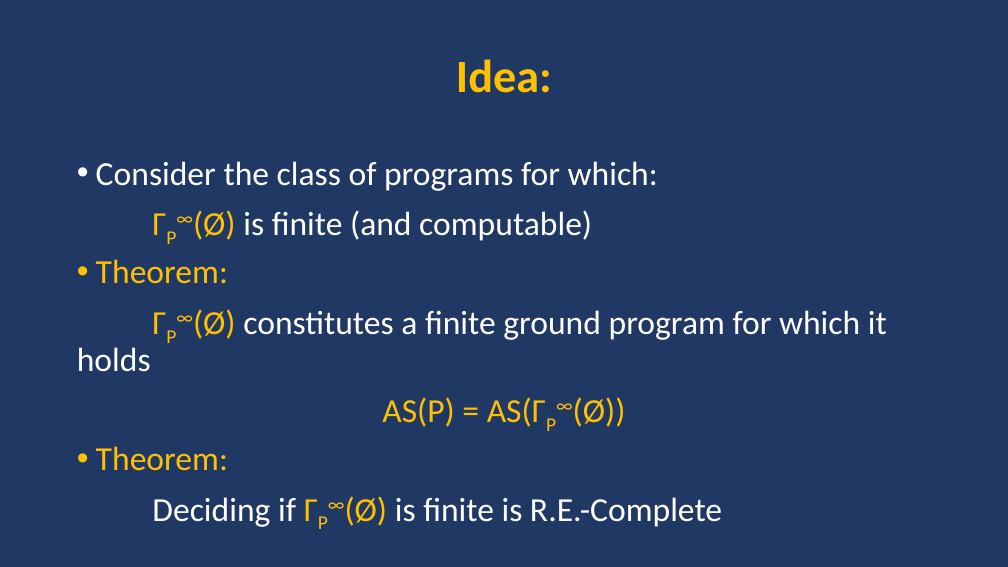
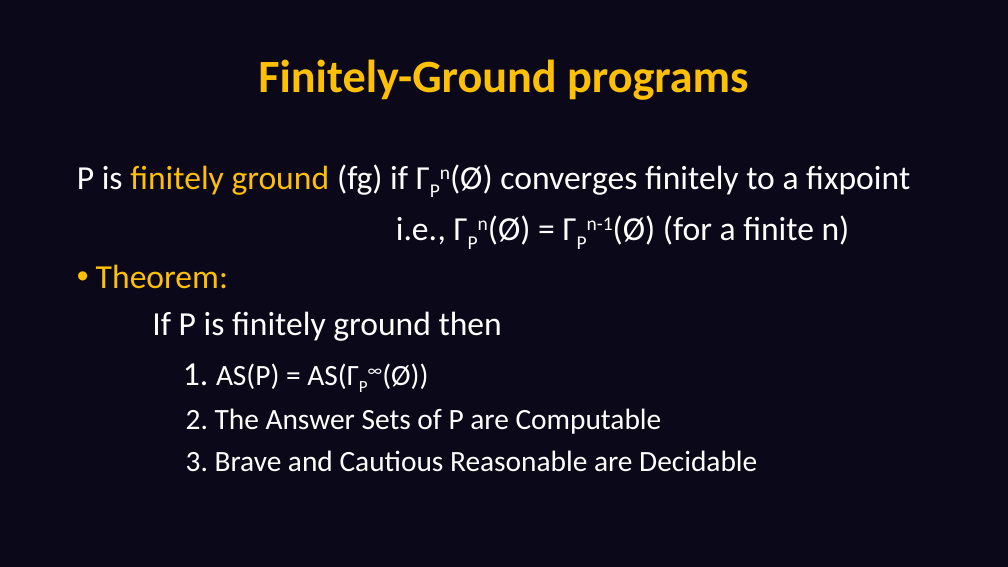
Before and after one commit to DeMaCS-UNICAL/functions_presentation_2018, a slide deck: slide 10 of presentation.pptx (slide 7 before the commit). Drawn at 1008x567 pixels with LibreOffice and Linux fonts; fonts in the diff are those of the drawing. Boxes give left, top, right and bottom in pixels: in the first picture for what was removed or moved away, otherwise in the second. Text is boxed around its words. In the diff, an @@ line names an element or a change of style, - is before the commit and + after.

```diff
--- a/presentation.pptx
+++ b/presentation.pptx
@@ background #203864 to #0B081A @@
@@ title at [258,59,748,100]: text changed @@
-Idea:
+Finitely-Ground programs
@@ text at [77,164,910,249]: text changed @@
-• Consider the class of programs for which:
-ΓP∞(Ø) is finite (and computable)
+P is finitely ground (fg) if ΓPn(Ø) converges finitely to a fixpoint
+i.e., ΓPn(Ø) = ΓPn-1(Ø) (for a finite n)
@@ text at [152,311,757,472]: text changed; size 32 to 28 pt @@
-ΓP∞(Ø) constitutes a finite ground program for which it holds
-AS(P) = AS(ΓP∞(Ø))
-• Theorem:
-Deciding if ΓP∞(Ø) is finite is R.E.-Complete
+If P is finitely ground then
+1. AS(P) = AS(ΓP∞(Ø))
+2. The Answer Sets of P are Computable
+3. Brave and Cautious Reasonable are Decidable
```
Also in this commit, not shown: 26 other slides changed, 25 slides added, 22 slides removed.
